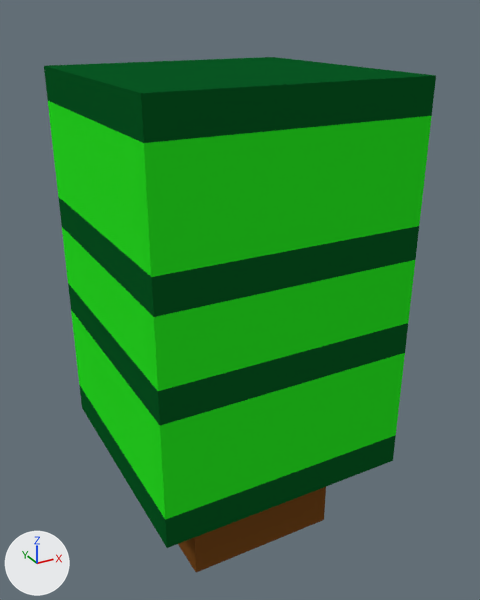
One commit to the Blender file Assets/Models/Tree Large.blend: the scene before it, then after it.
Both versions are drawn from a camera (50 mm lens) standing at (-0.4, -2.225, 1.658) and looking at (0.538, -0.519, 0.805). The axes (+X, +Y, +Z) are drawn at lower left. The lights are the same throughout.

The first picture shows 'Tree Large'.
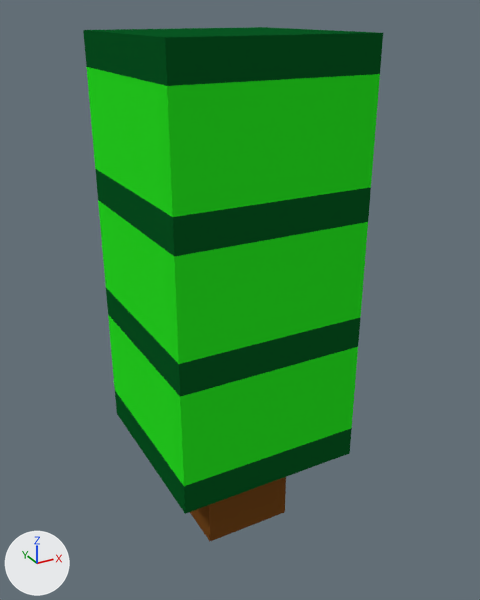
Where the change shows, as pixel boxes [x1, y1, x2, y2] in the pictures (480 x 600 px; the box of a moved part takes in the faces that stretch with it):
'Tree Large', reshaped (23% narrower): before [44, 57, 436, 572]; after [83, 27, 383, 541]
part 1 of me_tree_large, moved or reshaped: before [178, 487, 326, 572]; after [190, 477, 286, 541]
part 2 of me_tree_large, moved or reshaped: before [44, 57, 436, 548]; after [83, 27, 383, 514]

The edits, one by one:
me_tree_large is used by ob_tree_large; location (0.0, 0.0, 0.0); rotation (1.571, 0.0, -3.142), in degrees (90, 0, -180).
me_tree_large had 40 vertices, 36 faces and spanned x -0.9..-0.1, y 0.0..1.5, z -0.9..-0.1.
me_tree_large now has 40 vertices, 36 faces and spans x -0.8..-0.2, y 0.0..1.6, z -0.8..-0.2.
me_tree_large part 1: the loose piece of 8 vertices spanning x -0.75..-0.25, y 0.0..0.5, z -0.75..-0.25 is scaled about its middle by (0.6, 1, 0.6).
me_tree_large part 2: 32 of 40 vertices moved; they spanned x -0.9..-0.1, y 0.3..1.5, z -0.9..-0.1 and now span x -0.8..-0.2, y 0.3..1.6, z -0.8..-0.2; mean shift (0.0, 0.05, 0.0); largest move (-0.9, 1.0, -0.9) -> (-0.8, 1.1, -0.8).
